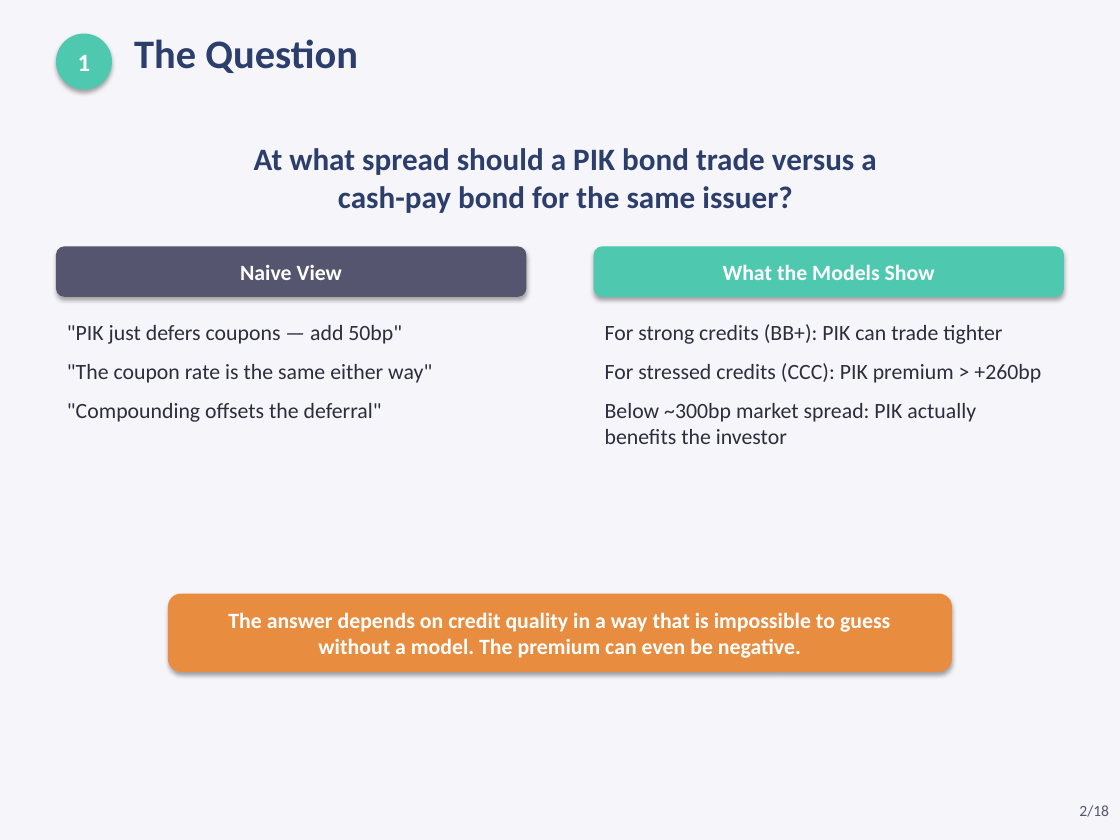
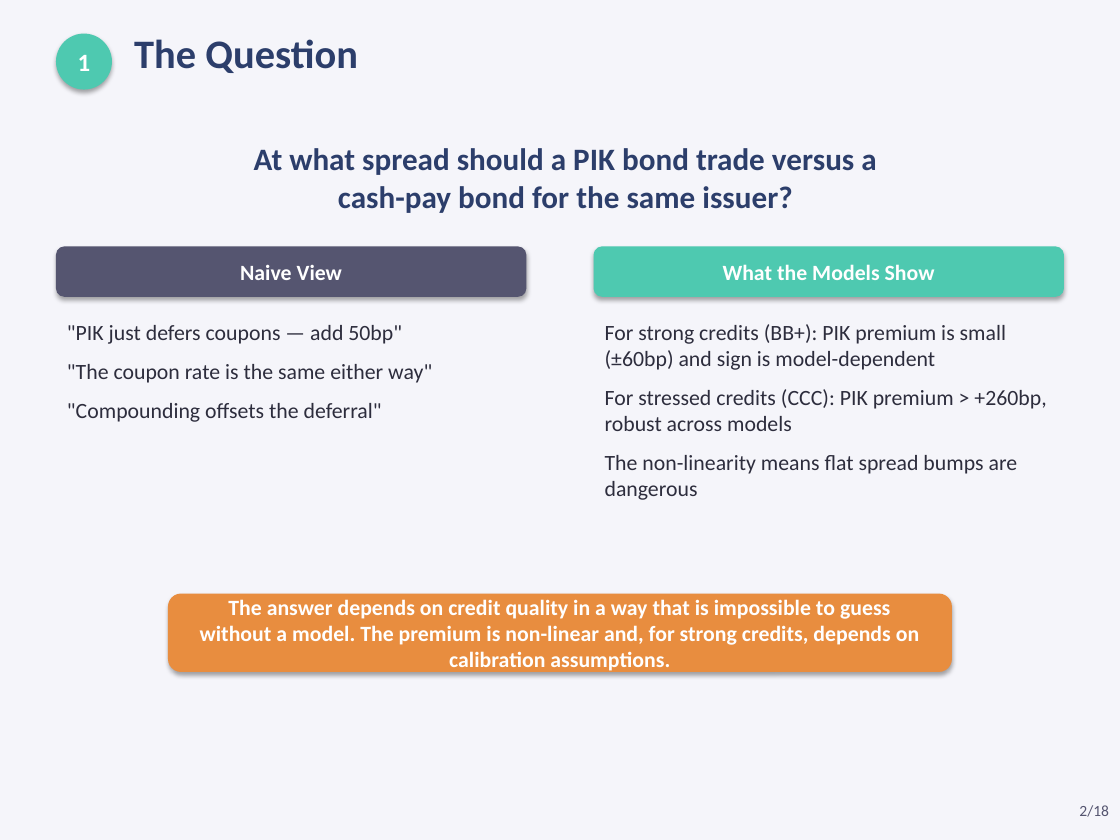
Before and after one commit to jeickmeier/rfin, a slide deck: slide 2 of finstack-py/examples/scripts/valuations/instruments/pik_coupon_pricing.pptx. Drawn at 1120x840 pixels with LibreOffice and Linux fonts; fonts in the diff are those of the drawing. Boxes give left, top, right and bottom in pixels: in the first picture for what was removed or moved away, otherwise in the second. Text is boxed around its words. In the diff, an @@ line names an element or a change of style, - is before the commit and + after.

```diff
--- a/finstack-py/examples/scripts/valuations/instruments/pik_coupon_pricing.pptx
+++ b/finstack-py/examples/scripts/valuations/instruments/pik_coupon_pricing.pptx
@@ text at box(605, 324, 1046, 500): text changed @@
-For strong credits (BB+): PIK can trade tighter
-For stressed credits (CCC): PIK premium > +260bp
-Below ~300bp market spread: PIK actually benefits the investor
+For strong credits (BB+): PIK premium is small (±60bp) and sign is model-dependent
+For stressed credits (CCC): PIK premium > +260bp, robust across models
+The non-linearity means flat spread bumps are dangerous
@@ text in rounded rectangle at box(200, 599, 919, 674): text changed @@
-The answer depends on credit quality in a way that is impossible to guess without a model. The premium can even be negative.
+The answer depends on credit quality in a way that is impossible to guess without a model. The premium is non-linear and, for strong credits, depends on calibration assumptions.
```
Also in this commit, not shown: 7 other slides changed, 23 other files.
